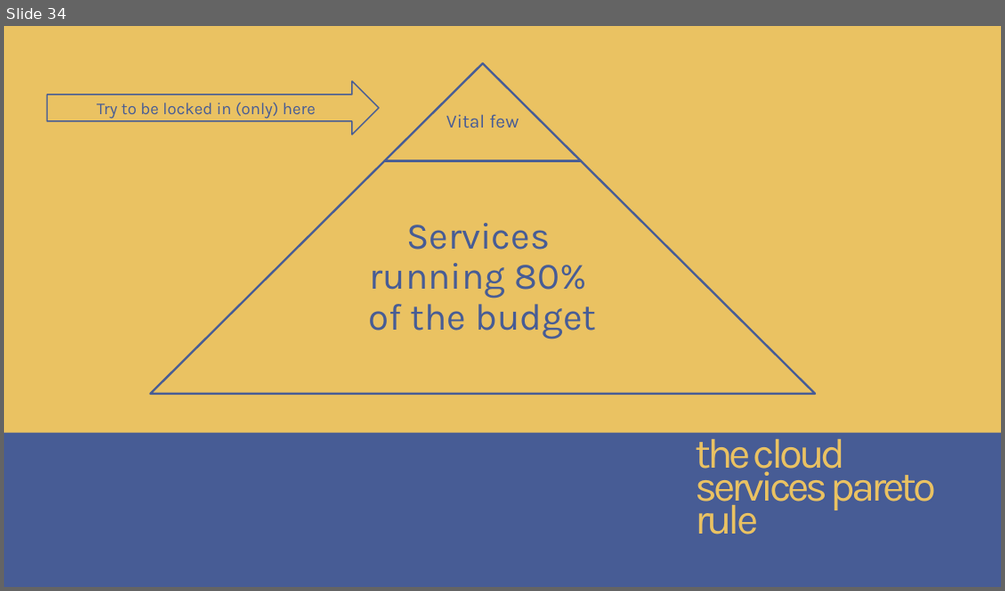
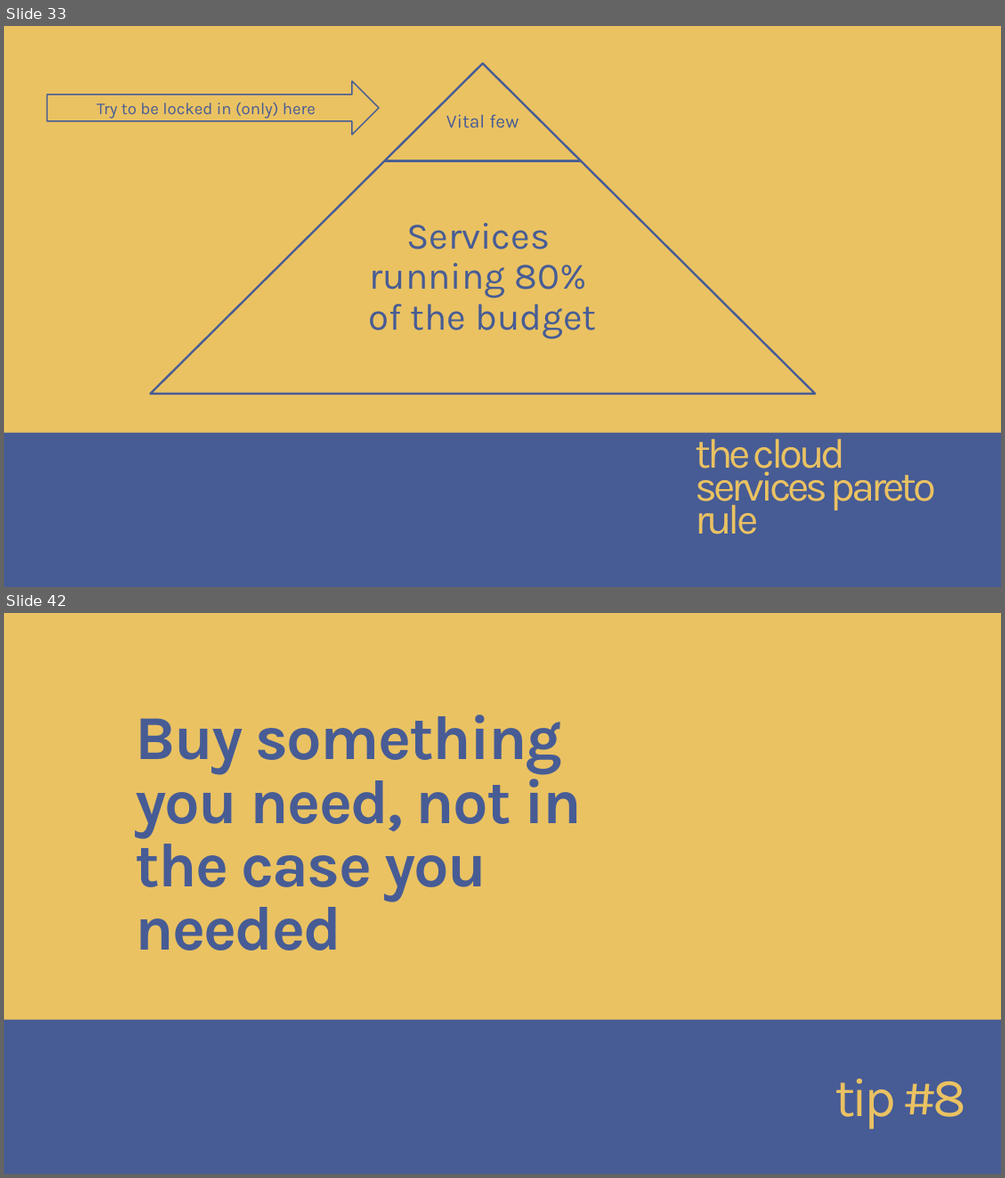
Before and after one commit to childotg/Events.2023, a slide deck: 230425 - DevOpsCon @London/Let's go Hybrid! Is it better.. No. Is it cheaper.. Yes!.pptx. Shown one above the other, each under a label of ours: slide 34 before the commit, slides 33 and 42 after it; the slides between them are not shown. The pictures are 1005x591 and 1005x1178 pixels, drawn with LibreOffice and Linux fonts; fonts in the diff are those of the drawing; background and template pictures are left out. Boxes give left, top, right and bottom in pixels: in the first picture for what was removed or moved away, otherwise in the second. Text is boxed around its words. In the diff, an @@ line names an element or a change of style, - is before the commit and + after.

```diff
--- a/230425 - DevOpsCon @London/Let's go Hybrid! Is it better.. No. Is it cheaper.. Yes!.pptx
+++ b/230425 - DevOpsCon @London/Let's go Hybrid! Is it better.. No. Is it cheaper.. Yes!.pptx
@@ slide 42 added at (x1=4, y1=613, x2=1001, y2=1174), background picture (left out) @@
@@ rectangle added at (x1=4, y1=613, x2=1001, y2=1174), fill gradient #46507B to #283665 to #222C4F @@
@@ rectangle added at (x1=4, y1=613, x2=1001, y2=1020), fill #EAC262 @@
@@ title added at (x1=135, y1=714, x2=582, y2=950), 60 pt, text #475C95, bold @@
+Buy something you need, not in the case you needed
@@ rectangle added at (x1=4, y1=1018, x2=1001, y2=1174), fill #475C95 @@
@@ text added at (x1=835, y1=1078, x2=966, y2=1129), 52.6 pt, text #EAC262 @@
+tip #8
@@ rectangle added at (x1=4, y1=1136, x2=1001, y2=1174), fill #475C95 @@
@@ rectangle added at (x1=4, y1=1131, x2=1001, y2=1136), fill #EAC262 @@
@@ what was slide 34 is now slide 33 @@
```
Also in this commit, not shown: 9 slides changed, 20 other slides added, 6 slides removed, 1 other file.
